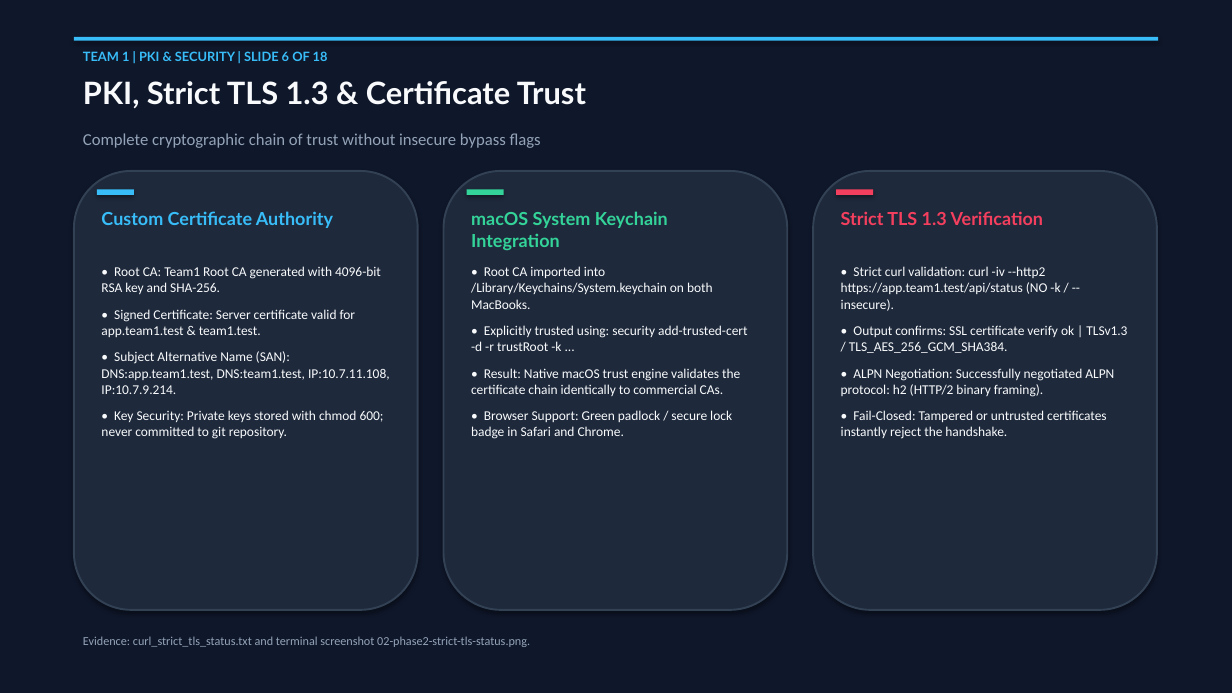
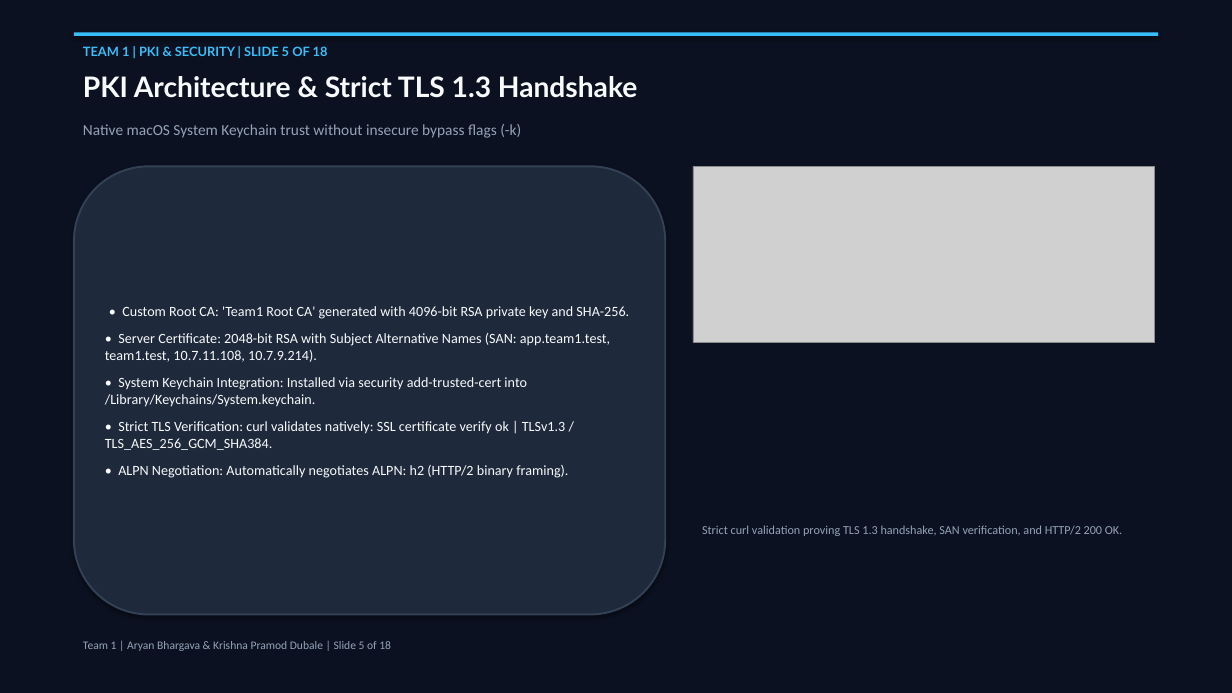
Before and after one commit to sanath-2512/Computer_Network, a slide deck: slide 5 of docs/Phase2_Final_Presentation_Team1.pptx (slide 6 before the commit). Drawn at 1232x693 pixels with LibreOffice and Linux fonts; fonts in the diff are those of the drawing; grey boxes stand for pictures. Boxes give left, top, right and bottom in pixels: in the first picture for what was removed or moved away, otherwise in the second. Text is boxed around its words. In the diff, an @@ line names an element or a change of style, - is before the commit and + after.

Commit message:
docs: rebuild presentation in 16:9 widescreen with embedded evidence screenshots

```diff
--- a/docs/Phase2_Final_Presentation_Team1.pptx
+++ b/docs/Phase2_Final_Presentation_Team1.pptx
@@ rectangle at bbox=[0, 0, 1232, 693]: fill #0F172A to #0B1120; outline #0F172A 0.75 pt to #0B1120 0.75 pt @@
@@ rectangle: place and size @@
-rectangle at bbox=[74, 37, 1158, 41]
+rectangle at bbox=[74, 32, 1158, 36]
@@ text at bbox=[83, 46, 328, 56]: text changed @@
-TEAM 1 | PKI & SECURITY | SLIDE 6 OF 18
+TEAM 1 | PKI & SECURITY | SLIDE 5 OF 18
@@ text at bbox=[83, 76, 637, 98]: text changed; size 24 to 22 pt @@
-PKI, Strict TLS 1.3 & Certificate Trust
+PKI Architecture & Strict TLS 1.3 Handshake
@@ text at bbox=[83, 124, 521, 138]: text changed; size 13 to 12 pt @@
-Complete cryptographic chain of trust without insecure bypass flags
+Native macOS System Keychain trust without insecure bypass flags (-k)
@@ rounded rectangle removed at bbox=[74, 171, 418, 610] @@
@@ rounded rectangle added at bbox=[74, 166, 665, 615], fill #1E293B, outline #334155 1.5 pt, 11 pt, text #F8FAFC @@
+• Custom Root CA: 'Team1 Root CA' generated with 4096-bit RSA private key and SHA-256.
+• Server Certificate: 2048-bit RSA with Subject Alternative Names (SAN: app.team1.test, team1.test, 10.7.11.108, 10.7.9.214).
+• System Keychain Integration: Installed via security add-trusted-cert into /Library/Keychains/System.keychain.
+• Strict TLS Verification: curl validates natively: SSL certificate verify ok | TLSv1.3 / TLS_AES_256_GCM_SHA384.
+• ALPN Negotiation: Automatically negotiates ALPN: h2 (HTTP/2 binary framing).
@@ rounded rectangle removed at bbox=[444, 171, 787, 610] @@
@@ picture added at bbox=[693, 166, 1155, 343] @@
@@ rounded rectangle removed at bbox=[813, 171, 1157, 610] @@
@@ rectangle removed at bbox=[97, 189, 134, 195] @@
@@ rectangle removed at bbox=[467, 189, 504, 195] @@
@@ rectangle removed at bbox=[836, 189, 873, 195] @@
@@ text removed at bbox=[101, 211, 333, 228] @@
-Custom Certificate Authority
@@ text removed at bbox=[471, 211, 668, 250] @@
-macOS System Keychain Integration
@@ text removed at bbox=[841, 211, 1044, 225] @@
-Strict TLS 1.3 Verification
@@ text removed at bbox=[101, 266, 390, 439] @@
-• Root CA: Team1 Root CA generated with 4096-bit RSA key and SHA-256.
-• Signed Certificate: Server certificate valid for app.team1.test & team1.test.
-• Subject Alternative Name (SAN): DNS:app.team1.test, DNS:team1.test, IP:10.7.11.108, IP:10.7.9.214.
-• Key Security: Private keys stored with chmod 600; never committed to git repository.
@@ text removed at bbox=[471, 266, 747, 439] @@
-• Root CA imported into /Library/Keychains/System.keychain on both MacBooks.
-• Explicitly trusted using: security add-trusted-cert -d -r trustRoot -k ...
-• Result: Native macOS trust engine validates the certificate chain identically to commercial CAs.
-• Browser Support: Green padlock / secure lock badge in Safari and Chrome.
@@ text removed at bbox=[841, 266, 1127, 439] @@
-• Strict curl validation: curl -iv --http2 https://app.team1.test/api/status (NO -k / --insecure).
-• Output confirms: SSL certificate verify ok | TLSv1.3 / TLS_AES_256_GCM_SHA384.
-• ALPN Negotiation: Successfully negotiated ALPN protocol: h2 (HTTP/2 binary framing).
-• Fail-Closed: Tampered or untrusted certificates instantly reject the handshake.
@@ text added at bbox=[702, 525, 1122, 536], 9.5 pt, text #94A3B8 @@
+Strict curl validation proving TLS 1.3 handshake, SAN verification, and HTTP/2 200 OK.
@@ text removed at bbox=[83, 636, 530, 647] @@
-Evidence: curl_strict_tls_status.txt and terminal screenshot 02-phase2-strict-tls-status.png.
@@ text added at bbox=[83, 641, 391, 651], 9 pt, text #94A3B8 @@
+Team 1 | Aryan Bhargava & Krishna Pramod Dubale | Slide 5 of 18
```
Also in this commit, not shown: 11 other slides changed, 6 slides added, 6 slides removed, 3 other files.
